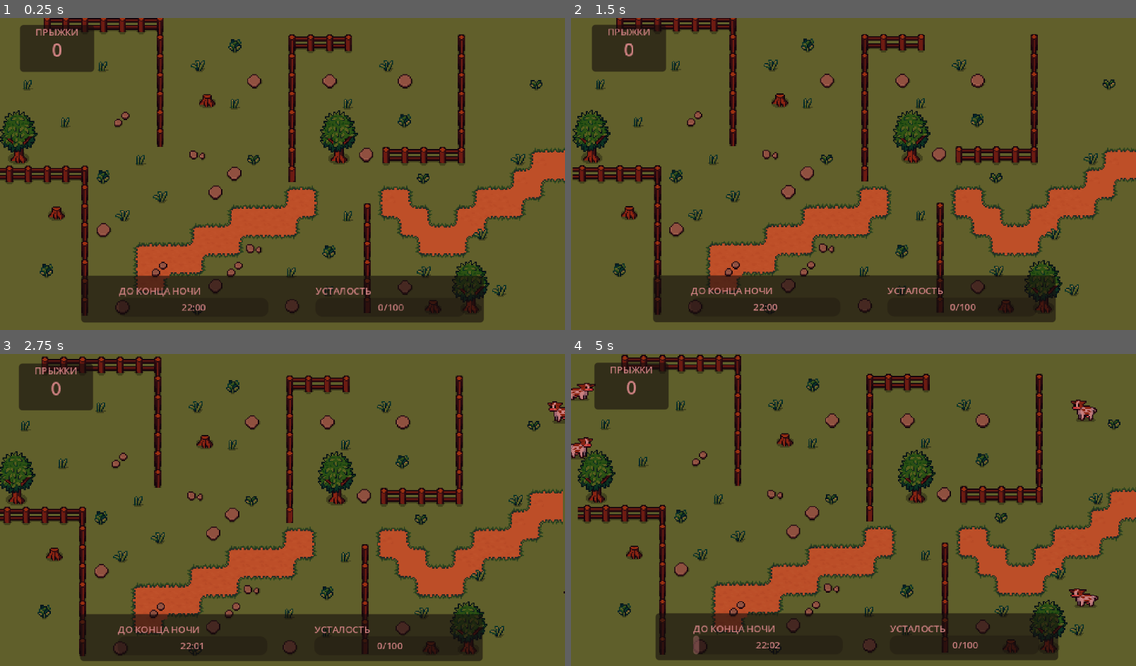
Above: before the commit, frames 1-4 (two rows, left to right).
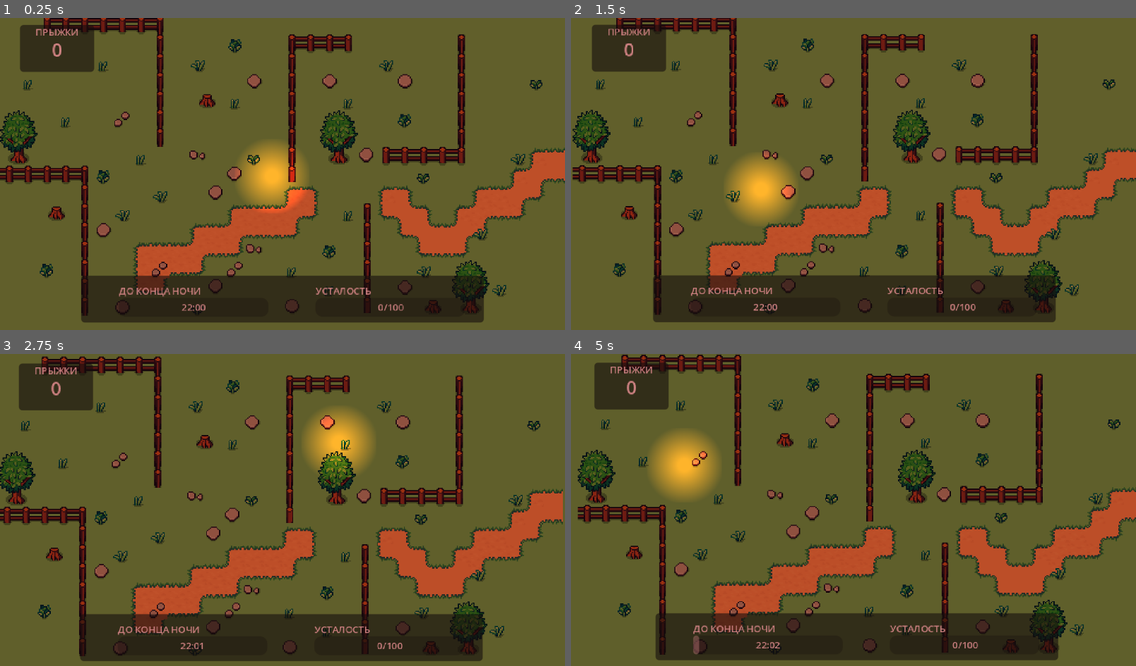
Above: after the commit, the same moments.

Repository: kandlash/Count-The-Sheep
Game: Godot game, scene res://scenes/world.tscn
Same seed, same stepped clock (60 frames per second), same inputs: the game is played once before the commit and once after it. Sound files missing from this copy of the repository are replaced by a short silence.
Inputs (mouse positions are in pixels of both pictures, inside the frame that each line leads up to):
- Up to frame 1 (0.25 s): no input
- Up to frame 2 (1.5 s): tap Enter (ui_accept) at 0.5, 0.6, 0.77, 1.07, 1.35 s; move the mouse to (977, 161) at 0.52 s; click (977, 161) at 0.67 s; move the mouse to (740, 192) at 1.27 s; click (740, 192) at 1.42 s
- Up to frame 3 (2.75 s): tap Enter (ui_accept) at 1.52, 1.82, 2.1 s; move the mouse to (339, 441) at 2.02 s; click (339, 441) at 2.17 s
- Up to frame 4 (5 s): move the mouse to (825, 575) at 2.77 s; tap Enter (ui_accept) at 2.85, 3.02, 3.32, 3.6, 3.77, 4.07, 4.35, 4.52, 4.82 s; click (825, 575) at 2.92 s; move the mouse to (1023, 559) at 3.52 s; click (1023, 559) at 3.67 s; move the mouse to (684, 463) at 4.27 s; click (684, 463) at 4.42 s

The runs differ from the first frame. In frame 1, 2.1% of the frame differs, in the area x 41-55%, y 39-63%; in frame 2, 2.0%; in frame 3, 2.1%; in frame 4, 2.9%, in the area x 0-94%, y 9-82%.

Commit message:
рарности, апгрейд счастливчик

Diff:
--- a/scenes/sheep_generator.tscn
+++ b/scenes/sheep_generator.tscn
@@ -4,6 +4,9 @@
 
 [node name="sheep_generator" type="Node2D" unique_id=1854909243]
 script = ExtResource("1_s0i78")
+chances = Dictionary[String, int]({
+"common": 99
+})
 
 [node name="Timer" type="Timer" parent="." unique_id=799953607]
 one_shot = true
--- a/scenes/upgrade_shop.tscn
+++ b/scenes/upgrade_shop.tscn
@@ -18,25 +18,46 @@
 script = ExtResource("1_mrt2i")
 
 [node name="UpgradeNode" parent="UpgradeShop/GraphRoot" unique_id=516911011 instance=ExtResource("1_v8ny2")]
-offset_left = 45.0
-offset_top = 113.0
-offset_right = 53.0
-offset_bottom = 121.0
+offset_left = 219.0
+offset_top = 137.0
+offset_right = 227.0
+offset_bottom = 145.0
 upgrade_id = "owl_1"
 
 [node name="UpgradeNode2" parent="UpgradeShop/GraphRoot" unique_id=85148866 instance=ExtResource("1_v8ny2")]
-offset_left = 152.0
-offset_top = 80.0
-offset_right = 160.0
-offset_bottom = 88.0
+offset_left = 219.0
+offset_top = 79.0
+offset_right = 227.0
+offset_bottom = 87.0
 upgrade_id = "owl_2"
 
 [node name="UpgradeNode3" parent="UpgradeShop/GraphRoot" unique_id=158135056 instance=ExtResource("1_v8ny2")]
-offset_left = 245.0
-offset_top = 43.0
-offset_right = 253.0
-offset_bottom = 51.0
+offset_left = 219.0
+offset_top = 25.0
+offset_right = 227.0
+offset_bottom = 33.0
 upgrade_id = "owl_3"
+
+[node name="UpgradeNode4" parent="UpgradeShop/GraphRoot" unique_id=1212946822 instance=ExtResource("1_v8ny2")]
+offset_left = 357.0
+offset_top = 25.0
+offset_right = 365.0
+offset_bottom = 33.0
+upgrade_id = "lucky_1"
+
+[node name="UpgradeNode5" parent="UpgradeShop/GraphRoot" unique_id=1611075887 instance=ExtResource("1_v8ny2")]
+offset_left = 357.0
+offset_top = 78.0
+offset_right = 365.0
+offset_bottom = 86.0
+upgrade_id = "lucky_2"
+
+[node name="UpgradeNode6" parent="UpgradeShop/GraphRoot" unique_id=1715093704 instance=ExtResource("1_v8ny2")]
+offset_left = 357.0
+offset_top = 135.0
+offset_right = 365.0
+offset_bottom = 143.0
+upgrade_id = "lucky_3"
 
 [node name="UpgradeLine" parent="UpgradeShop/GraphRoot" unique_id=793715728 instance=ExtResource("3_mfja5")]
 default_color = Color(1, 0, 0, 1)
--- a/scenes/world.tscn
+++ b/scenes/world.tscn
@@ -411,7 +411,6 @@
 script = ExtResource("1_e3hyu")
 
 [node name="cursor_light" type="PointLight2D" parent="." unique_id=1528558070]
-visible = false
 position = Vector2(104, 137)
 color = Color(1, 0.34117648, 0, 1)
 energy = 1.31
--- a/scripts/G.gd
+++ b/scripts/G.gd
@@ -6,10 +6,58 @@
 var max_tired_points := 100
 var money := 100000
 
-# можно расширять бесконечно
 var jump_power := 1.0
 var income_multiplier := 1.0
 
 var upgrades := {} # id -> level
 
 var world: World
+
+# =========================
+# 🐑 РЕДКОСТИ (ЕДИНЫЙ ИСТОЧНИК)
+# =========================
+
+enum Rarity {
+	COMMON,
+	UNCOMMON,
+	RARE,
+	EPIC,
+	LEGENDARY
+}
+
+var sheep_base_chances := {
+	Rarity.COMMON: 90.0,
+	Rarity.UNCOMMON: 4.0,
+	Rarity.RARE: 3.0,
+	Rarity.EPIC: 2.0,
+	Rarity.LEGENDARY: 1.0
+}
+
+var sheep_chances := sheep_base_chances.duplicate()
+
+# =========================
+# 🍀 LUCKY
+# =========================
+
+func apply_lucky(power: float):
+	sheep_chances = sheep_base_chances.duplicate()
+
+	sheep_chances[Rarity.COMMON] *= (1.0 - power)
+
+	sheep_chances[Rarity.UNCOMMON] *= (1.0 + power * 0.5)
+	sheep_chances[Rarity.RARE] *= (1.0 + power)
+	sheep_chances[Rarity.EPIC] *= (1.0 + power * 1.5)
+	sheep_chances[Rarity.LEGENDARY] *= (1.0 + power * 2.0)
+
+	_normalize_sheep_chances()
+
+func _normalize_sheep_chances():
+	var total := 0.0
+	for v in sheep_chances.values():
+		total += v
+
+	if total <= 0.0:
+		return
+
+	for k in sheep_chances.keys():
+		sheep_chances[k] = (sheep_chances[k] / total) * 100.0
--- a/scripts/sheep.gd
+++ b/scripts/sheep.gd
@@ -53,6 +53,17 @@
 @export var click_duration_out := 0.12
 # ------------------------------------------------
 
+var rarity: int = 0
+var reward := 1
+
+@export var rarity_colors := {
+	0: Color.WHITE,          # COMMON
+	1: Color(0.4, 1.0, 0.4), # UNCOMMON
+	2: Color(0.4, 0.6, 1.0), # RARE
+	3: Color(0.8, 0.4, 1.0), # EPIC
+	4: Color(1.0, 0.7, 0.2)  # LEGENDARY
+}
+
 func _ready() -> void:
 	vosklisatilni_znak.visible = false
 	vosklisatilni_light.enabled = false
@@ -71,6 +82,34 @@
 # --------------------------------------------------
 # DIRECTION
 # --------------------------------------------------
+
+func set_rarity(r: int):
+	rarity = r
+
+	# 🎨 цвет
+	if rarity_colors.has(r):
+		animated_sprite_2d.modulate = rarity_colors[r]
+
+	# 💰 награда (баланс легко крутить)
+	match rarity:
+		G.Rarity.COMMON:
+			reward = 1
+
+		G.Rarity.UNCOMMON:
+			reward = 2
+
+		G.Rarity.RARE:
+			reward = 5
+
+		G.Rarity.EPIC:
+			reward = 15
+
+		G.Rarity.LEGENDARY:
+			reward = 50
+
+	# ✨ можно чуть увеличить размер для редких
+	var scale_bonus := 1.0 + (r * 0.05)
+	scale *= scale_bonus
 
 func set_direction(dir: int):
 	move_dir = dir
--- a/scripts/sheep_generator.gd
+++ b/scripts/sheep_generator.gd
@@ -8,12 +8,11 @@
 	RIGHT
 }
 
+var timer: Timer
+
 @export var direction: SheepDirection = SheepDirection.LEFT
 @export var spawn_delay_min := 1.0
 @export var spawn_delay_max := 3.0
-
-var timer: Timer
-
 
 func _ready() -> void:
 	timer = Timer.new()
@@ -21,13 +20,11 @@
 	add_child(timer)
 	timer.timeout.connect(_spawn_sheep)
 
-	_start_timer(1.0, 3.0)
-
+	_start_timer()
 
 func _start_timer(sdmin: float = spawn_delay_min, sdmax: float = spawn_delay_max):
 	timer.wait_time = randf_range(sdmin, sdmax)
 	timer.start()
-
 
 func _spawn_sheep():
 	var sheep = SHEEP.instantiate()
@@ -35,9 +32,27 @@
 
 	sheep.global_position = global_position
 
-	# направление
 	var dir = -1 if direction == SheepDirection.LEFT else 1
-
 	sheep.set_direction(dir)
 
+	var rarity = _roll_rarity()
+	sheep.set_rarity(rarity)
+
 	_start_timer()
+
+func _roll_rarity() -> int:
+	var chances = G.sheep_chances
+
+	var total := 0.0
+	for v in chances.values():
+		total += v
+
+	var roll := randf() * total
+	var acc := 0.0
+
+	for r in chances.keys():
+		acc += chances[r]
+		if roll <= acc:
+			return r
+
+	return G.Rarity.COMMON
--- a/scripts/upgrades/UpgradeManager.gd
+++ b/scripts/upgrades/UpgradeManager.gd
@@ -57,6 +57,10 @@
 		"income_multiplier":
 			G.income_multiplier = effect["value"]
 
+		# 🆕 LUCKY
+		"lucky":
+			G.apply_lucky(effect["value"])
+
 		_:
 			push_warning("Unknown effect: " + str(effect))
 
--- a/scripts/upgrades/upgrade_data.gd
+++ b/scripts/upgrades/upgrade_data.gd
@@ -41,5 +41,40 @@
 				[{ "type": "max_tired", "value": 300 }]
 			]
 		},
+		"lucky_1": {
+		"name": "Счастливчик I",
+		"max_level": 1,
+		"cost": [200],
+		"parents": [],
+		"next": ["lucky_2"],
+
+		"effects": [
+			[{ "type": "lucky", "value": 0.10 }]
+		]
+	},
+
+	"lucky_2": {
+		"name": "Счастливчик II",
+		"max_level": 1,
+		"cost": [500],
+		"parents": ["lucky_1"],
+		"next": ["lucky_3"],
+
+		"effects": [
+			[{ "type": "lucky", "value": 0.20 }]
+		]
+	},
+
+	"lucky_3": {
+		"name": "Счастливчик III",
+		"max_level": 1,
+		"cost": [1200],
+		"parents": ["lucky_2"],
+		"next": [],
+
+		"effects": [
+			[{ "type": "lucky", "value": 0.35 }]
+		]
+	},
 
 	}
